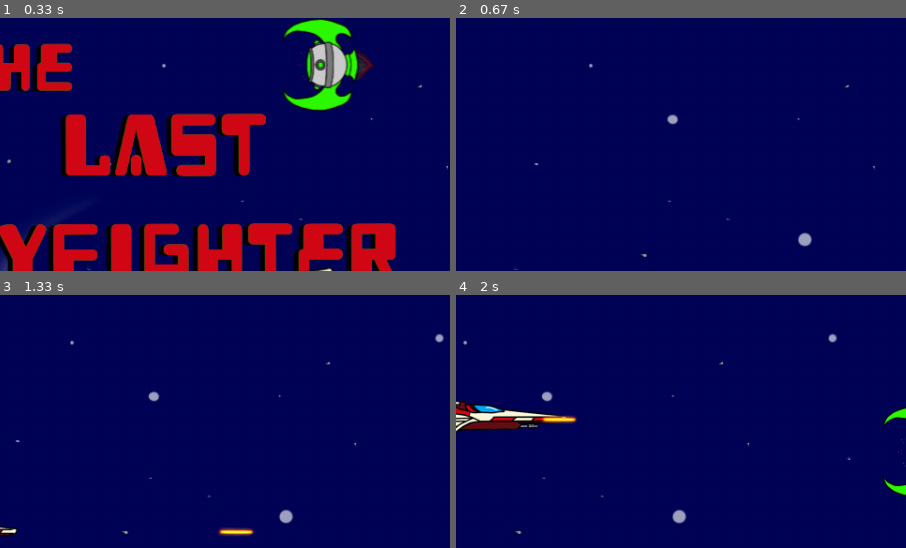
Above: before the commit, frames 1-4 (two rows, left to right).
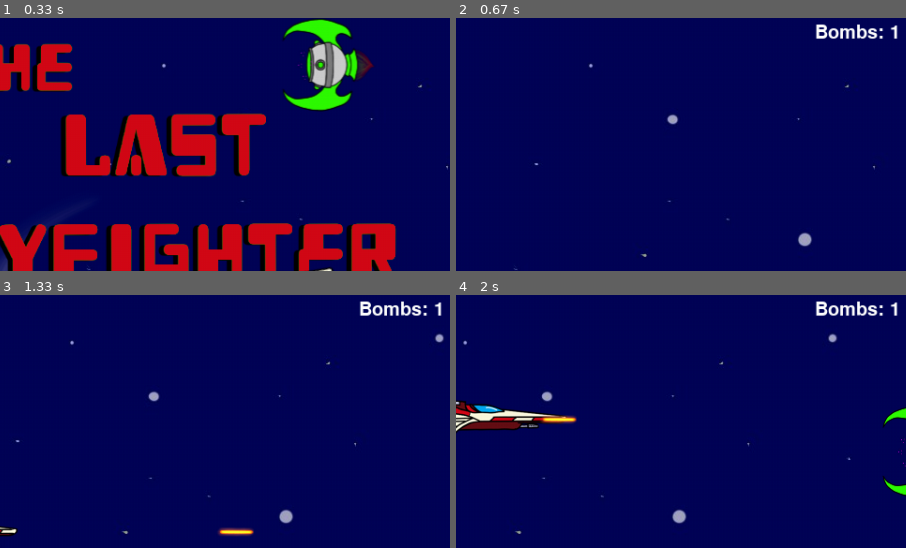
Above: after the commit, the same moments.

Repository: Demi-hero/UoN_Game_Project
Game: pygame game, started from Main.py
Same seed, same stepped clock (60 frames per second), same inputs: the game is played once before the commit and once after it.
Inputs:
- Up to frame 1 (0.33 s): no input
- Up to frame 2 (0.67 s): tap Space at 0.33 s
- Up to frame 3 (1.33 s): tap Space at 0.67, 1.07 s; hold Right from 1 s (still down)
- Up to frame 4 (2 s): tap Space at 1.37, 1.62, 1.95 s; release Right at 1.47 s; hold Up 1.55-1.85 s; hold Right from 1.88 s (still down)
The pictures show only the part of the screen within x 30-80%, y 0-50%; the shares and areas given below are measured in that part.

Frame 1 is identical in both runs. In frame 2, 0.6% of the frame differs, in the area x 80-99%, y 2-9%; in frame 3, 0.6%; in frame 4, 0.6%.

Commit message:
Dynamic Power Up Spawning
Created a new class called power ups

Class has the logic to incriment up player bombs and lives.

Easy to add in functinality for more power ups just add art, sizes and a function to cover what it does. update should cover the rest.

Diff:
--- a/Main.py
+++ b/Main.py
@@ -13,6 +13,7 @@
         self.running = True
         self.paused = False
         self.lives = 3
+        self.bombs = 1
         self.score = 0
         self.clock = pyg.time.Clock()
         self.framerate = 100
@@ -45,6 +46,7 @@
         Player1 = Player()
         Bullet1 = Bullet()
         Alien1 = Alien()
+        power_up = PowerUp(self)
 
         # creating the screen and game objects
 
@@ -63,6 +65,7 @@
                 Board.update()
                 Player1.update()
                 Bullet1.update()
+                power_up.spawn(Player1)
                 # passes main (self) to alien update and detect_collision to update score and lives
                 Alien1.update(self)
                 # detecting collisions between aliens and bullets, and aliens and player
@@ -73,6 +76,7 @@
                 # display lives and score at top of screen
                 self.message_display("Score:{}".format(self.score), 0.03, 0.1, 20)
                 self.message_display("Lives: {}".format(self.lives), 0.03, .85, 20)
+                self.message_display("Bombs: {}".format(self.bombs), 0.03, .75, 20)
 
                 # if out of lives - game over (see eventhandler)
                 if self.lives < 1:
--- a/gamedata.py
+++ b/gamedata.py
@@ -276,3 +276,49 @@
             # if the alien and player hitboxes collide, calls the player method, re-initialising the objects
             if alien_hitbox.colliderect(player_hitbox):
                 Player.on_hit(self, Bullet, Main)
+
+class PowerUp:
+
+    def __init__(self, Main):
+        self.main = Main
+        self.spawned = False
+        self.powers_dict = {0: [pyg.image.load(os.path.join("images", "hero_life.png")), 93, 25, self.extra_life],
+                            1: [pyg.image.load(os.path.join("images", "bomb.png")), 58, 100, self.extra_bomb]}
+        self.starttime = time.time()
+
+        self.power_up = []
+        self.spawn_pos = (0,0)
+
+    def spawn(self, player):
+        if (time.time() - self.starttime)//1 == 30 and not self.spawned:
+            # generate a random number between 0 and however many
+            self.power_up = self.powers_dict[randint(0, 1)]
+            self.spawn_pos = (randint(BORDER, (WIDTH//2)-self.power_up[1]),
+                              randint(BORDER, HEIGHT-BORDER-self.power_up[2]))
+            self.hitbox = pyg.Rect(self.spawn_pos[0], self.spawn_pos[1], self.power_up[1], self.power_up[2])
+            self.spawned = True
+            Background.screen.blit(self.power_up[0],self.spawn_pos)
+        elif (time.time() - self.starttime)//1 == 60:
+            self.starttime = time.time()
+            self.spawn_pos = (randint(BORDER, (WIDTH//2)-self.power_up[1]),
+                              randint(BORDER, HEIGHT-BORDER-self.power_up[2]))
+            self.spawned = False
+        elif self.spawned:
+            self.collection(player)
+            if self.spawned:
+                Background.screen.blit(self.power_up[0], self.spawn_pos)
+
+    def extra_life(self):
+        if self.spawned:
+            self.main.lives += 1
+
+    def extra_bomb(self):
+        if self.spawned:
+            self.main.bombs += 1
+
+    def collection(self, player):
+        # how to tell when player and powerup hitboxes collied
+        player_hitbox = player.get_hitbox()
+        if self.hitbox.colliderect(player_hitbox):
+            self.power_up[3]()
+            self.spawned = False
Binary file added: images/bomb.png
Binary file added: images/hero_life.png
